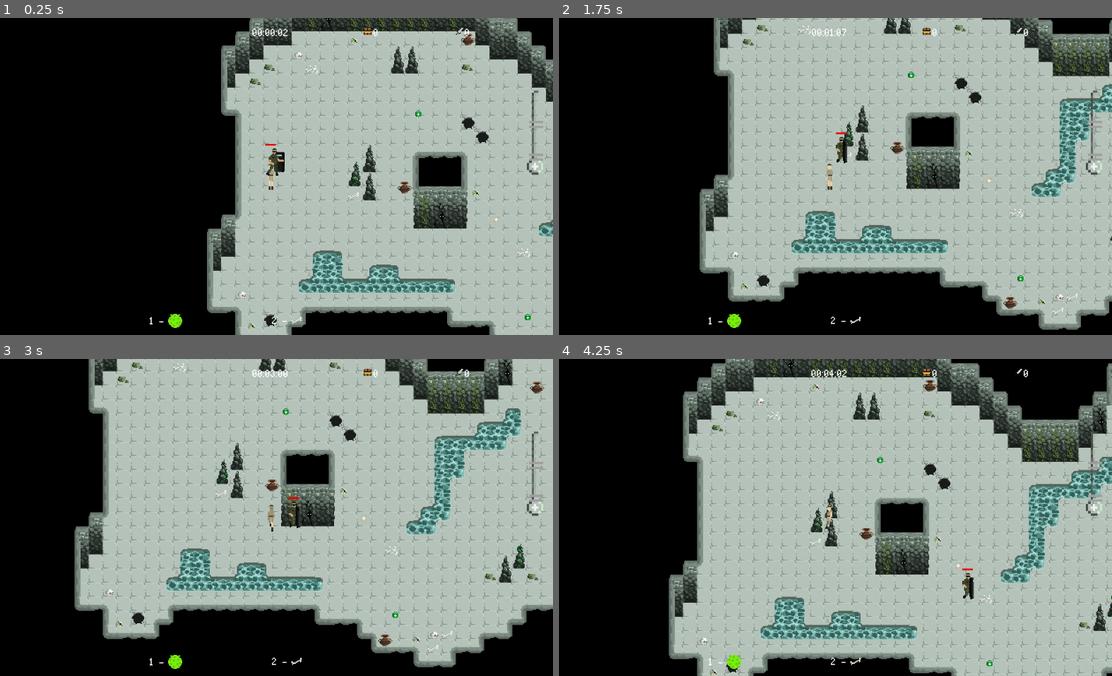
Above: before the commit, frames 1-4 (two rows, left to right).
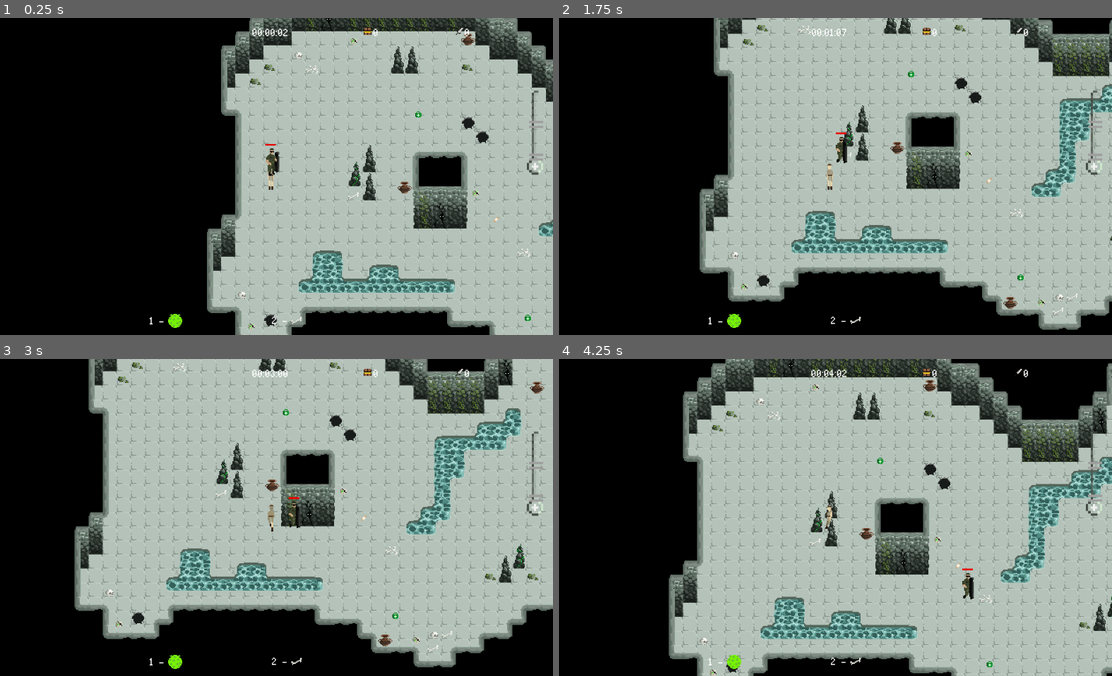
Above: after the commit, the same moments.

Repository: mirogon/Archaeology
Game: Godot game, scene res://Scenes/Main.tscn
Two runs of this game, one before a commit and one after it. Both use one fixed random seed, a clock stepped at 60 frames per second and the inputs below.
Inputs (mouse positions are in pixels of both pictures, inside the frame that each line leads up to):
- Up to frame 1 (0.25 s): no input
- Up to frame 2 (1.75 s): move the mouse to (951, 160) at 0.52 s; hold Right (ui_right) 0.53-1.28 s; tap F (action) at 0.6 s; move the mouse to (713, 192) at 1.27 s; hold Down (ui_down) from 1.28 s (still down); tap 1 at 1.35 s
- Up to frame 3 (3 s): move the mouse to (326, 447) at 2.02 s; release Down (ui_down) at 2.03 s; hold Right (ui_right) 2.03-2.78 s; hold 2 2.03-2.78 s; move the mouse to (243, 580) at 2.77 s; hold Up (ui_up) from 2.78 s (still down); tap F (action) at 2.85 s
- Up to frame 4 (4.25 s): move the mouse to (1001, 565) at 3.52 s; release Up (ui_up) at 3.53 s; hold Left (ui_left) from 3.53 s (still down); hold 1 from 3.53 s (still down)

The runs differ from the first frame. In frame 1, 0.2% of the frame differs, in the area x 48-97%, y 29-96%; in frame 2, less than 0.1%; in frame 3, less than 0.1%; in frame 4, less than 0.1%.

Commit message:
OrbitingProjectiles

Diff:
--- a/Scenes/Items/Medikit.tscn
+++ b/Scenes/Items/Medikit.tscn
@@ -32,5 +32,4 @@
 
 [node name="AnimatedSprite" type="AnimatedSprite" parent="."]
 frames = SubResource( 3 )
-frame = 1
 playing = true
--- a/Scenes/Items/Syringe.tscn
+++ b/Scenes/Items/Syringe.tscn
@@ -1,6 +1,7 @@
-[gd_scene load_steps=6 format=2]
+[gd_scene load_steps=7 format=2]
 
 [ext_resource path="res://Asstes/Items/Syringe.png" type="Texture" id=1]
+[ext_resource path="res://Scripts/Other/HealingProjectile.gd" type="Script" id=2]
 
 [sub_resource type="RectangleShape2D" id=1]
 extents = Vector2( 2.125, 2.125 )
@@ -21,8 +22,9 @@
 "speed": 3.0
 } ]
 
-[node name="Syringe" type="Area2D"]
+[node name="Syringe" type="Area2D" groups=["HealthPickup"]]
 z_index = 3
+script = ExtResource( 2 )
 
 [node name="CollisionShape2D" type="CollisionShape2D" parent="."]
 shape = SubResource( 1 )
@@ -30,5 +32,6 @@
 [node name="AnimatedSprite" type="AnimatedSprite" parent="."]
 frames = SubResource( 4 )
 animation = "syringe"
-frame = 1
 playing = true
+
+[connection signal="area_entered" from="." to="." method="_on_Syringe_area_entered"]
--- /dev/null
+++ b/Scenes/Other/OrbitingProjectiles.tscn
@@ -0,0 +1,8 @@
+[gd_scene load_steps=3 format=2]
+
+[ext_resource path="res://Scripts/Other/OrbitingProjectiles.gd" type="Script" id=1]
+[ext_resource path="res://Scenes/Items/Syringe.tscn" type="PackedScene" id=2]
+
+[node name="OrbitingProjectiles" type="Node2D"]
+script = ExtResource( 1 )
+orbiting_scene = ExtResource( 2 )
--- a/Scenes/Player.tscn
+++ b/Scenes/Player.tscn
@@ -16,6 +16,7 @@
 [ext_resource path="res://Scripts/RandomSound.gd" type="Script" id=14]
 [ext_resource path="res://Asstes/Audio/Vase/sfx_sounds_impact7.wav" type="AudioStream" id=15]
 [ext_resource path="res://Asstes/Audio/Vase/sfx_sounds_impact6.wav" type="AudioStream" id=16]
+[ext_resource path="res://Scenes/Other/OrbitingProjectiles.tscn" type="PackedScene" id=17]
 
 [sub_resource type="RectangleShape2D" id=21]
 extents = Vector2( 6, 6 )
@@ -39,22 +40,6 @@
 [sub_resource type="AtlasTexture" id=40]
 atlas = ExtResource( 1 )
 region = Rect2( 64, 64, 16, 32 )
-
-[sub_resource type="AtlasTexture" id=32]
-atlas = ExtResource( 1 )
-region = Rect2( 0, 32, 16, 32 )
-
-[sub_resource type="AtlasTexture" id=33]
-atlas = ExtResource( 1 )
-region = Rect2( 16, 32, 16, 32 )
-
-[sub_resource type="AtlasTexture" id=34]
-atlas = ExtResource( 1 )
-region = Rect2( 32, 32, 16, 32 )
-
-[sub_resource type="AtlasTexture" id=35]
-atlas = ExtResource( 1 )
-region = Rect2( 48, 32, 16, 32 )
 
 [sub_resource type="AtlasTexture" id=41]
 atlas = ExtResource( 1 )
@@ -92,16 +77,27 @@
 atlas = ExtResource( 1 )
 region = Rect2( 64, 96, 16, 32 )
 
+[sub_resource type="AtlasTexture" id=32]
+atlas = ExtResource( 1 )
+region = Rect2( 0, 32, 16, 32 )
+
+[sub_resource type="AtlasTexture" id=33]
+atlas = ExtResource( 1 )
+region = Rect2( 16, 32, 16, 32 )
+
+[sub_resource type="AtlasTexture" id=34]
+atlas = ExtResource( 1 )
+region = Rect2( 32, 32, 16, 32 )
+
+[sub_resource type="AtlasTexture" id=35]
+atlas = ExtResource( 1 )
+region = Rect2( 48, 32, 16, 32 )
+
 [sub_resource type="SpriteFrames" id=26]
 animations = [ {
 "frames": [ SubResource( 36 ), SubResource( 37 ), SubResource( 38 ), SubResource( 39 ), SubResource( 40 ) ],
 "loop": true,
 "name": "Walk_Right",
-"speed": 6.0
-}, {
-"frames": [ SubResource( 32 ), SubResource( 33 ), SubResource( 34 ), SubResource( 35 ) ],
-"loop": true,
-"name": "Walk_Down",
 "speed": 6.0
 }, {
 "frames": [ SubResource( 41 ), SubResource( 42 ), SubResource( 43 ), SubResource( 44 ) ],
@@ -112,6 +108,11 @@
 "frames": [ SubResource( 27 ), SubResource( 28 ), SubResource( 29 ), SubResource( 30 ), SubResource( 31 ) ],
 "loop": true,
 "name": "Walk_Left",
+"speed": 6.0
+}, {
+"frames": [ SubResource( 32 ), SubResource( 33 ), SubResource( 34 ), SubResource( 35 ) ],
+"loop": true,
+"name": "Walk_Down",
 "speed": 6.0
 } ]
 
@@ -138,7 +139,7 @@
 z_index = 1
 frames = SubResource( 26 )
 animation = "Walk_Right"
-frame = 2
+frame = 4
 playing = true
 
 [node name="HealthSystem" parent="." instance=ExtResource( 3 )]
@@ -170,6 +171,10 @@
 script = ExtResource( 14 )
 sounds = [ ExtResource( 16 ), ExtResource( 15 ) ]
 
+[node name="OrbitingProjectiles" parent="." instance=ExtResource( 17 )]
+orbiting_radius = 40
+orbiting_speed = 150
+
 [connection signal="died" from="HealthSystem" to="." method="_on_HealthSystem_died"]
 [connection signal="health_update" from="HealthSystem" to="." method="_on_HealthSystem_health_update"]
 [connection signal="health_update" from="HealthSystem" to="HealthBar" method="_on_HealthSystem_health_update"]
--- a/Scenes/Soldier.tscn
+++ b/Scenes/Soldier.tscn
@@ -167,6 +167,7 @@
 z_index = 1
 frames = SubResource( 19 )
 animation = "Army_ATK_Right"
+frame = 3
 playing = true
 
 [node name="NavigationMovement" parent="." instance=ExtResource( 2 )]
--- a/Scripts/Other/HealingProjectile.gd
+++ b/Scripts/Other/HealingProjectile.gd
@@ -1,14 +1,9 @@
 extends Area2D
 
 export var heal_value: int = 5
-export var move_speed: int = 100
-var move_dir: Vector2
 
-func _process(delta):
-	position += move_dir * delta * move_speed
-
-func _on_HealingProjectile_area_entered(area):
+func _on_Syringe_area_entered(area):
 	if area.is_in_group("Soldier"):
 		var health_system: HealthSystem = area.get_node("HealthSystem")
 		health_system.restore_health(heal_value)
-		queue_free()
+		var orbiting_thing = get_parent() as OrbitingProjectiles
--- /dev/null
+++ b/Scripts/Other/OrbitingProjectiles.gd
@@ -0,0 +1,39 @@
+extends Node2D
+
+class_name OrbitingProjectiles
+
+export var orbiting_scene: PackedScene
+export var orbiting_radius: int = 80
+export var orbiting_speed: int = 200
+export var num_projectiles: int = 8
+
+var orbiting_projectiles: Array
+var current_rotation: float = 0
+
+var started: bool = false
+
+func start():
+	for i in range(num_projectiles):
+		add_orbiting_projectile()
+	started = true
+
+func add_orbiting_projectile():
+	var new_projectile: Node2D = orbiting_scene.instance()
+	new_projectile.position = position + Vector2(0, orbiting_radius).rotated(deg2rad(current_rotation))
+	orbiting_projectiles.append(new_projectile)
+	add_child(new_projectile)
+
+func remove_orbiting_projectile(projectile: Node):
+	orbiting_projectiles.erase(projectile)
+
+func _process(delta):
+	if !started:
+		return
+
+	var angle_per_projectile: float = 360 / orbiting_projectiles.size()
+
+	for i in range(orbiting_projectiles.size()):
+		var current: Node2D = orbiting_projectiles[i]
+		current.position = position + Vector2(0, orbiting_radius).rotated(deg2rad(current_rotation + angle_per_projectile * i))
+
+	current_rotation += delta * orbiting_speed
--- a/project.godot
+++ b/project.godot
@@ -23,6 +23,11 @@
 "class": "HealthSystem",
 "language": "GDScript",
 "path": "res://Scripts/Other/HealthSystem.gd"
+}, {
+"base": "Node2D",
+"class": "OrbitingProjectiles",
+"language": "GDScript",
+"path": "res://Scripts/Other/OrbitingProjectiles.gd"
 }, {
 "base": "KinematicBody2D",
 "class": "Player",
@@ -68,6 +73,7 @@
 "HealParticle": "",
 "HealthPickup": "",
 "HealthSystem": "",
+"OrbitingProjectiles": "",
 "Player": "",
 "Projectile": "",
 "Soldier": "",
Not shown: 1 places in Scenes/Player.tscn that only renumber resources
